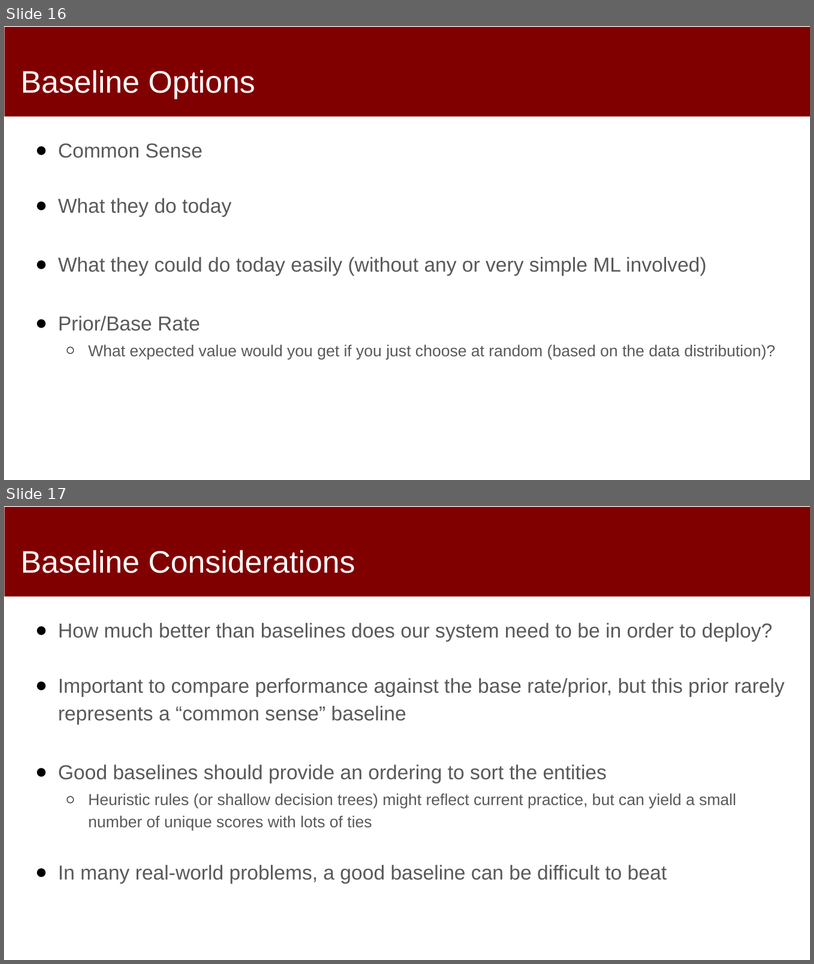
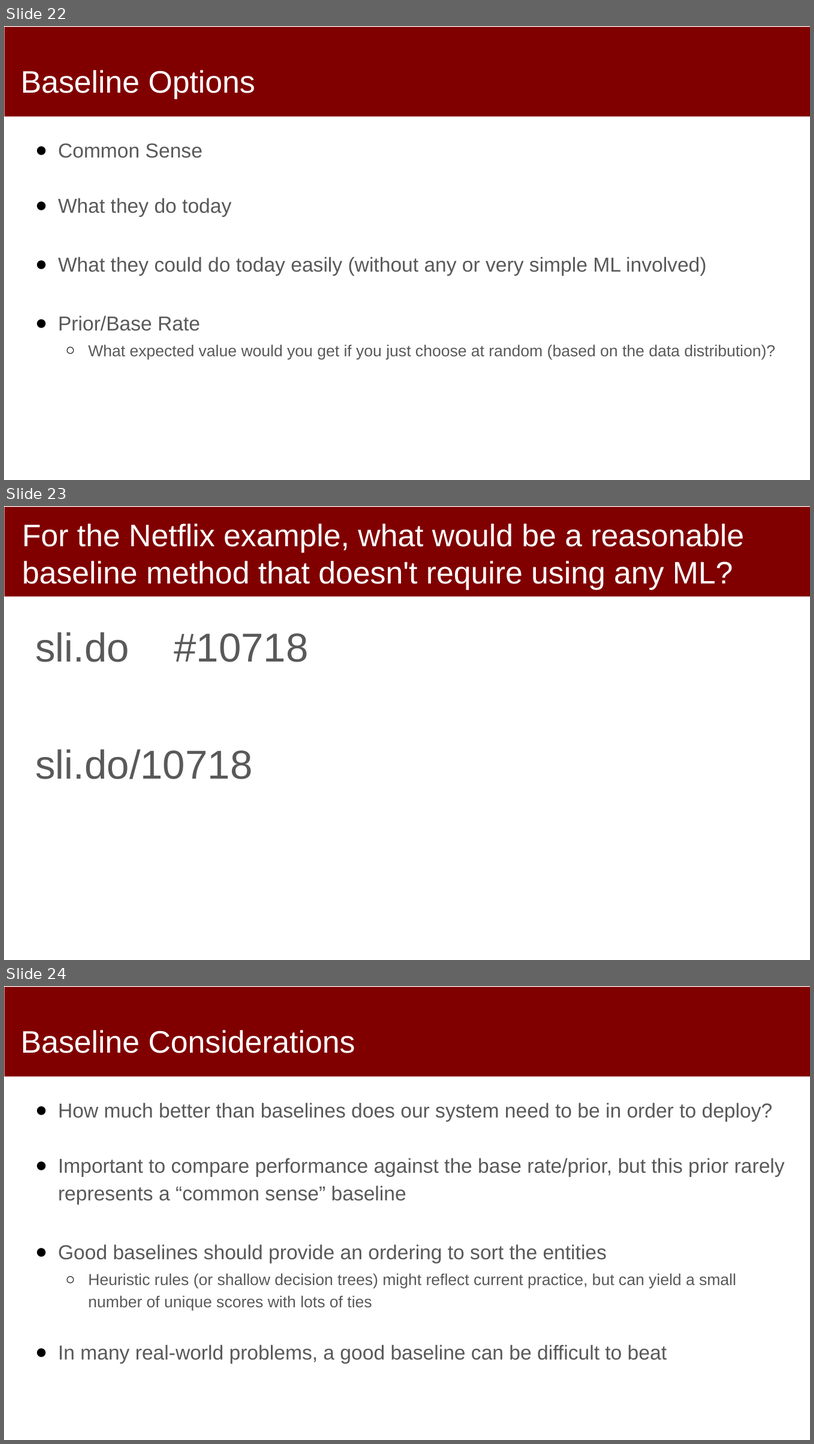
Before and after one commit to dssg/MLinPractice, a slide deck: Lectures/Lecture4-Formulation.pptx. Shown one above the other, each under a label of ours: slides 16 and 17 before the commit, slides 22, 23 and 24 after it. The pictures are 814x964 and 814x1444 pixels, drawn with LibreOffice and Linux fonts; fonts in the diff are those of the drawing. Boxes give left, top, right and bottom in pixels: in the first picture for what was removed or moved away, otherwise in the second. Text is boxed around its words. In the diff, an @@ line names an element or a change of style, - is before the commit and + after.

```diff
--- a/Lectures/Lecture4-Formulation.pptx
+++ b/Lectures/Lecture4-Formulation.pptx
@@ slide 23 added at <box>4,506,810,960</box>, background #FFFFFF; not listed: 1 template element that a slide beside it also shows @@
@@ title added at <box>22,523,744,590</box>, 37 pt, text #FFFFFF @@
+For the Netflix example, what would be a reasonable baseline method that doesn't require using any ML?
@@ text added at <box>35,632,308,779</box>, 48 pt, text #595959 @@
+sli.do #10718
+sli.do/10718
@@ what was slide 16 is now slide 22 @@
@@ what was slide 17 is now slide 24 @@
```
Also in this commit, not shown: 1 slide changed, 8 other slides added, 3 slides removed.
